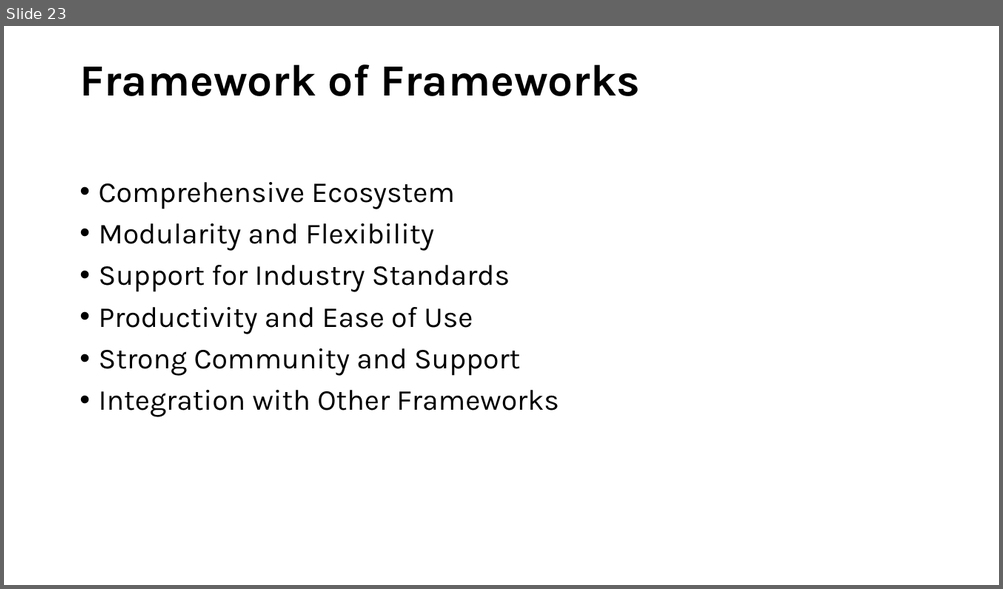
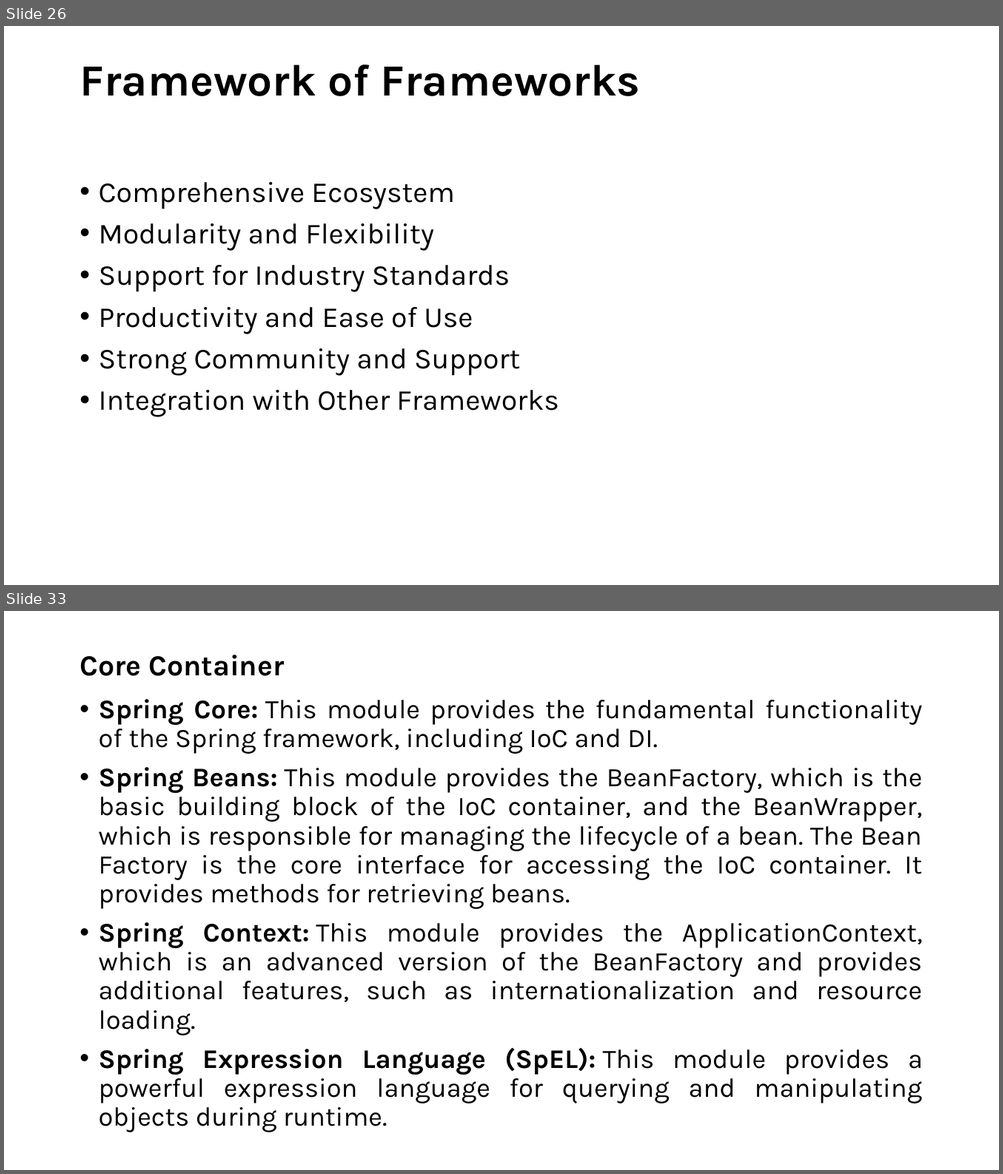
Before and after one commit to ProgrammingStairs/Hibernate-330pm, a slide deck: Spring Introduction.pptx. Shown one above the other, each under a label of ours: slide 23 before the commit, slides 26 and 33 after it; the slides between them are not shown. The pictures are 1003x589 and 1003x1174 pixels, drawn with LibreOffice and Linux fonts; fonts in the diff are those of the drawing. Boxes give left, top, right and bottom in pixels: in the first picture for what was removed or moved away, otherwise in the second. Text is boxed around its words. In the diff, an @@ line names an element or a change of style, - is before the commit and + after.

```diff
--- a/Spring Introduction.pptx
+++ b/Spring Introduction.pptx
@@ slide 33 added at bbox=[4, 611, 999, 1170], background #FFFFFF @@
@@ title added at bbox=[79, 655, 284, 676], 28 pt, text #000000, bold @@
+Core Container
@@ text added at bbox=[99, 699, 922, 1133], 25.9 pt, text #000000 @@
+• Spring Core: This module provides the fundamental functionality of the Spring framework, including IoC and DI.
+• Spring Beans: This module provides the BeanFactory, which is the basic building block of the IoC container, and the BeanWrapper, which is responsible for managing the lifecycle of a bean. The Bean Factory is the core interface for accessing the IoC container. It provides methods for retrieving beans.
+• Spring Context: This module provides the ApplicationContext, which is an advanced version of the BeanFactory and provides additional features, such as internationalization and resource loading.
+• Spring Expression Language (SpEL): This module provides a powerful expression language for querying and manipulating objects during runtime.
@@ what was slide 23 is now slide 26 @@
```
Also in this commit, not shown: 3 slides changed, 9 other slides added.
